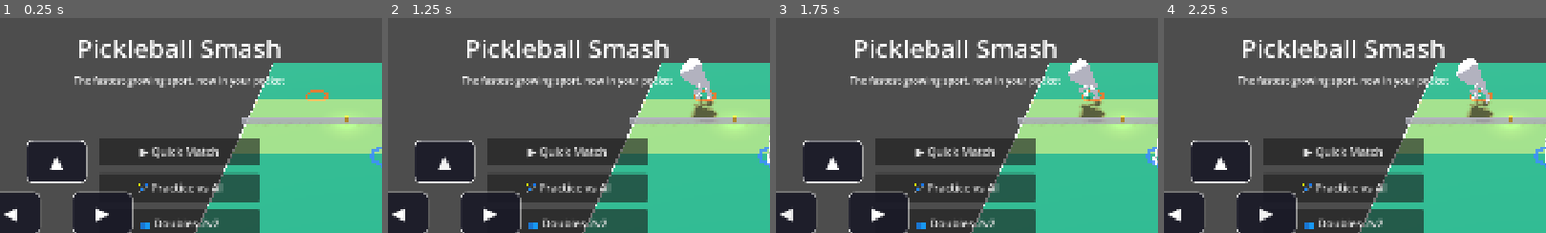
Above: before the commit, frames 1-4 (left to right).
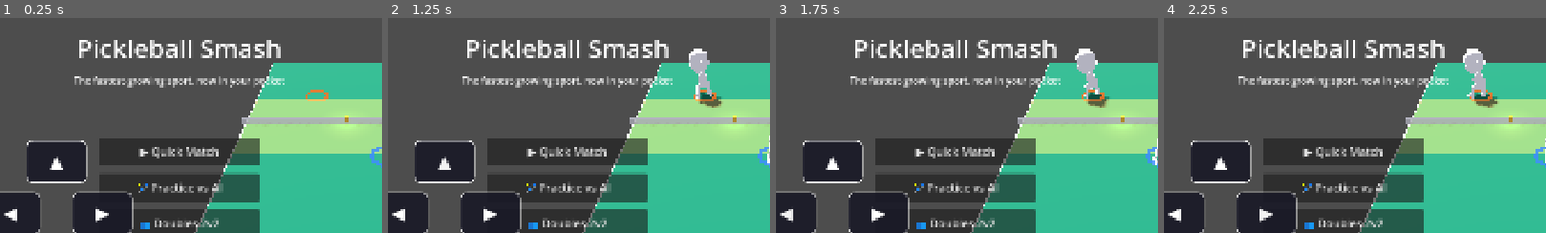
Above: after the commit, the same moments.

Repository: altafhssn/pickleball
Game: Godot game, scene res://scenes/Main.tscn
The game is run twice, just before and just after one commit, with the same random seed, the same clock (stepped at 60 frames per second) and the same inputs.
Inputs:
- Up to frame 1 (0.25 s): no input
- Up to frame 2 (1.25 s): click "▲" at 0.5 s
- Up to frame 3 (1.75 s): click "◀" at 1.25 s
- Up to frame 4 (2.25 s): click "▶" at 2 s
The pictures show only the part of the screen within x 5-55%, y 30-80%; the shares and areas given below are measured in that part.

Frame 1 is identical in both runs. In frame 2, 1.5% of the frame differs, in the area x 76-88%, y 14-49%; in frame 3, 1.5%; in frame 4, 1.5%.

Commit message:
[fix] Opponent faces the player across the net
look_at_ball clamped the yaw to ±0.5 rad around ZERO for every
character, so the opponent (who should face -z, i.e. yaw ≈ PI) was
forced to face +z like the player — both characters stared in the
same world direction, backs to each other.

Now each side has a base facing (0 for the -z/player side, PI for
the +z/opponent side) and the look-at clamp applies to the offset
from that base: target_yaw = base + clamp(wrapf(angle - base)).
Characters on both sides now face each other and lean toward the
ball within ±28°.

Co-Authored-By: Claude Fable 5 <noreply@anthropic.com>

Diff:
--- a/scripts/PlayerController.gd
+++ b/scripts/PlayerController.gd
@@ -134,5 +134,12 @@
 	var dir_2d = Vector2(relative_pos.x, relative_pos.z)
 	if dir_2d.length() < 0.01:
 		return
+	# Absolute yaw that would point the node's +Z at the ball.
 	var angle = atan2(relative_pos.x, relative_pos.z)
-	target_yaw = clampf(angle, -MAX_YAW, MAX_YAW)
+	# Each side has a natural facing: the player (-z side) faces +z (base 0),
+	# the opponent (+z side) faces -z (base PI). Clamp the look-at to a small
+	# turn around that base so both characters face each other across the
+	# net instead of sharing one world direction.
+	var base_yaw: float = 0.0 if global_position.z < 0.0 else PI
+	var offset: float = wrapf(angle - base_yaw, -PI, PI)
+	target_yaw = base_yaw + clampf(offset, -MAX_YAW, MAX_YAW)
